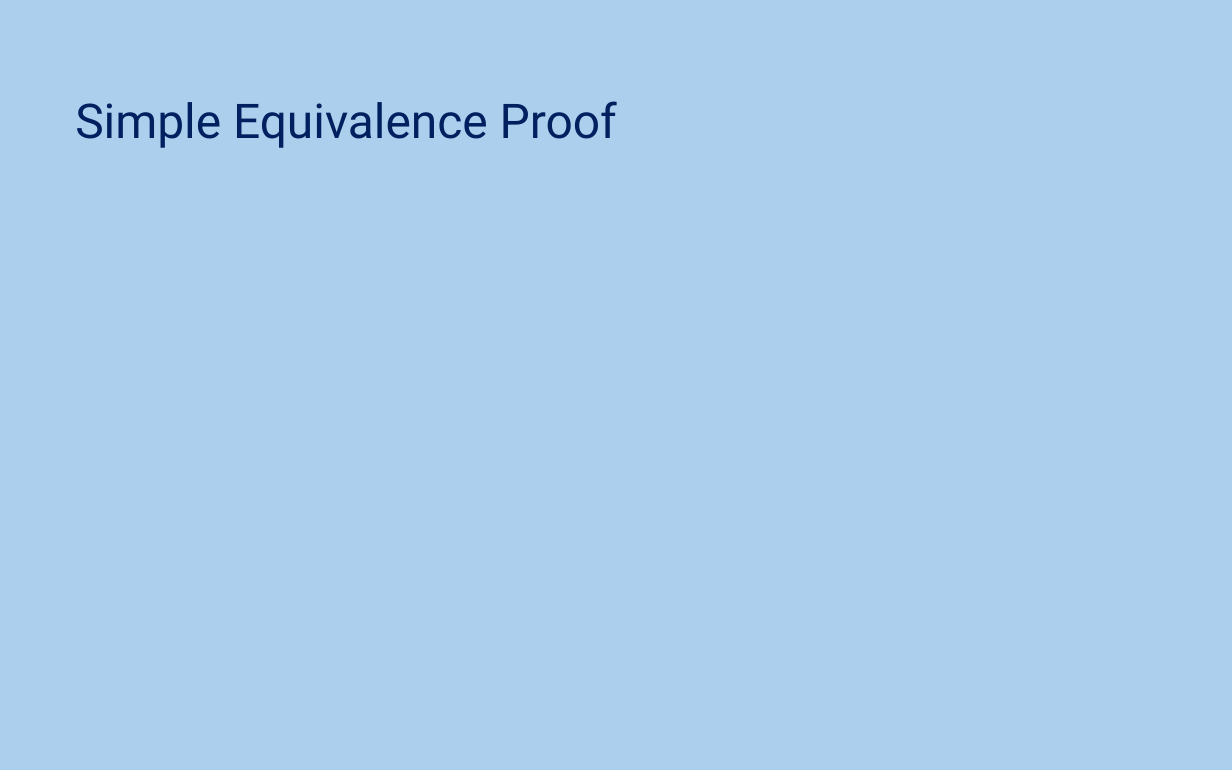
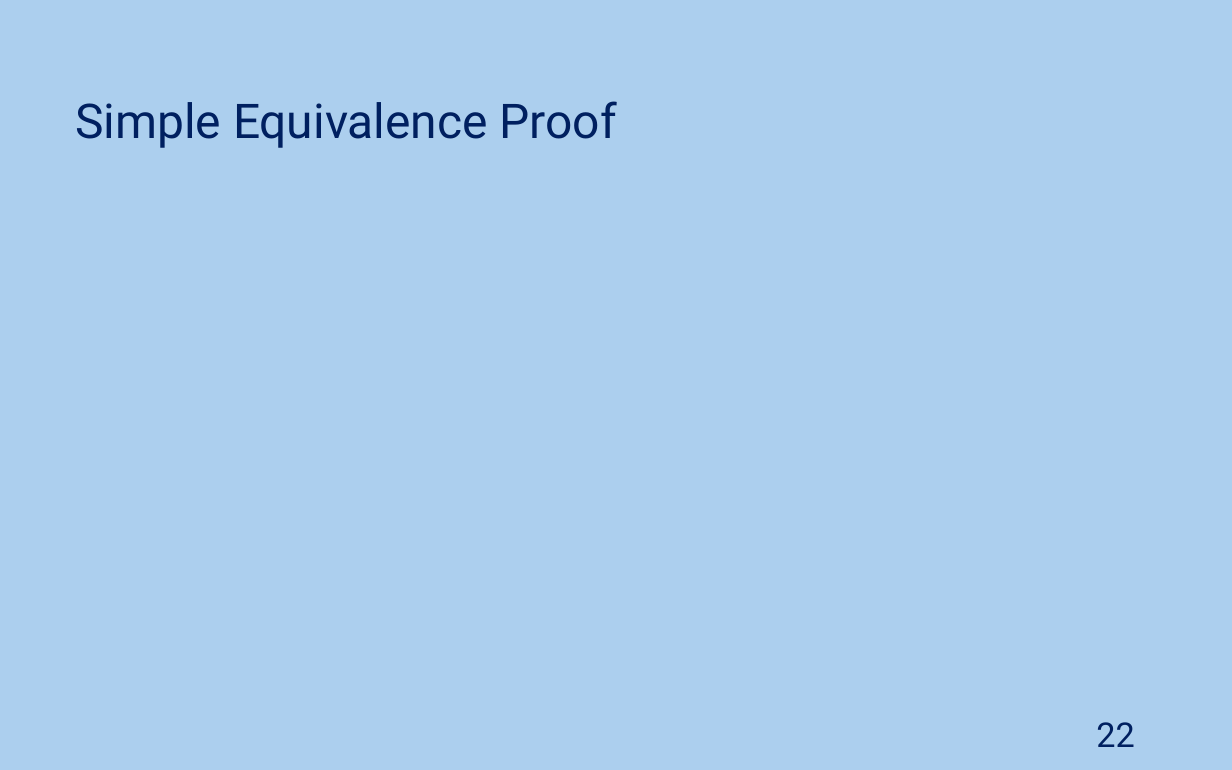
Before and after one commit to JoaoNini75/MasterThesis, a slide deck: slide 22 of Ap Prep Tese.pptx (slide 20 before the commit). Drawn at 1232x770 pixels with LibreOffice and Linux fonts; fonts in the diff are those of the drawing. Boxes give left, top, right and bottom in pixels: in the first picture for what was removed or moved away, otherwise in the second. Text is boxed around its words. In the diff, an @@ line names an element or a change of style, - is before the commit and + after.

```diff
--- a/Ap Prep Tese.pptx
+++ b/Ap Prep Tese.pptx
@@ page number added at box(1096, 722, 1134, 747), 20 pt, text #002060 @@
+22
```
Also in this commit, not shown: 18 other slides changed, 6 slides added, 4 slides removed.
